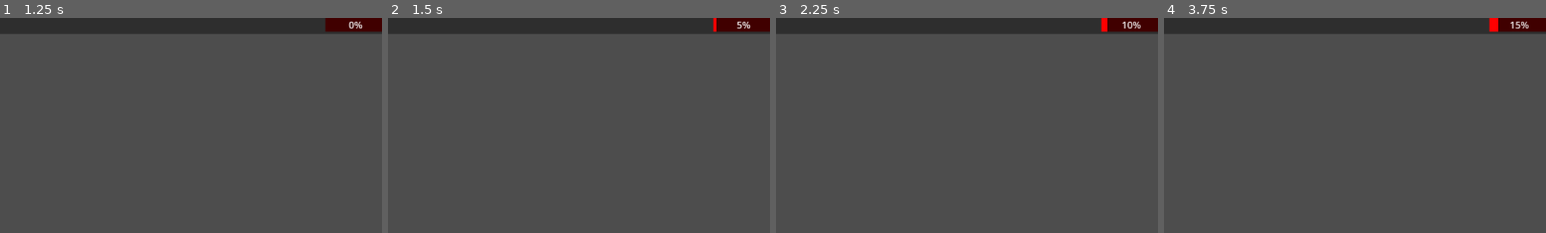
Above: before the commit, frames 1-4 (left to right).
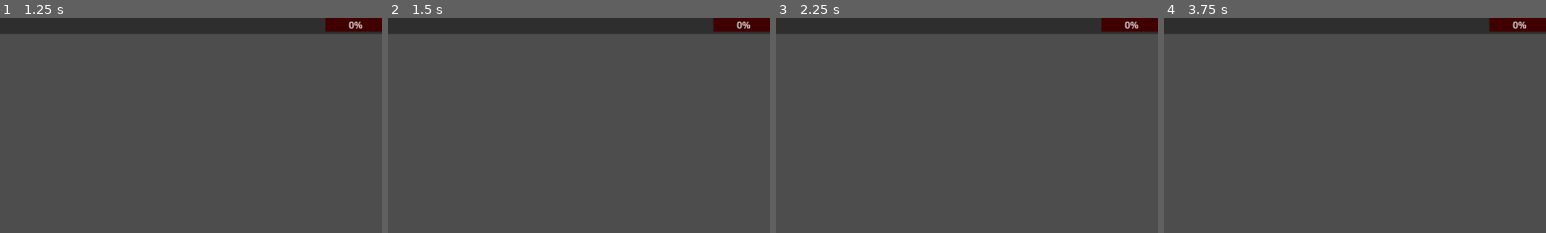
Above: after the commit, the same moments.

Repository: lmchoi/alt-f-this
Game: Godot game, scene res://scenes/game_ui.tscn
Same seed, same stepped clock (60 frames per second), same inputs: the game is played once before the commit and once after it.
Inputs:
- Up to frame 1 (1.25 s): click "Slack" at 0.5 s
- Up to frame 2 (1.5 s): click "Work" at 1.25 s
- Up to frame 3 (2.25 s): click "Work" at 2 s
- Up to frame 4 (3.75 s): click "Slack" at 2.75 s; click "Work" at 3.5 s
The pictures show only the part of the screen within x 50-100%, y 0-50%; the shares and areas given below are measured in that part.

Frame 1 is identical in both runs. In frame 2, less than 0.1% of the frame differs, in the area x 85-93%, y 0-7%; in frame 3, 0.2%; in frame 4, 0.3%, in the area x 85-96%, y 0-7%.

Commit message:
Implement slack button to decrease chaos

Diff:
--- a/scenes/game_ui.gd
+++ b/scenes/game_ui.gd
@@ -1,11 +1,13 @@
 extends Node
 
 @onready var work_button := $ActionButtons/WorkButton as ActionButton
+@onready var slack_button := $ActionButtons/SlackButton as ActionButton
 @onready var money_label := $StatusBar/MoneyLabel as MoneyLabel
 @onready var chaos_bar := $StatusBar/ChaosBar
 
 func _ready():
 	work_button.pressed.connect(_on_work_button_pressed)
+	slack_button.pressed.connect(_on_slack_button_pressed)
 	PlayerState.money_changed.connect(money_label.update_amount)
 	PlayerState.chaos_changed.connect(_update_chaos_level)
 
@@ -14,5 +16,10 @@
 	PlayerState.earn_money(10)
 	PlayerState.increase_chaos(5)
 
+func _on_slack_button_pressed():
+	# TODO more generic function to update chaos
+	# TODO can't go below 0
+	PlayerState.increase_chaos(-10)
+
 func _update_chaos_level(new_amount: int):
 	chaos_bar.value = new_amount
